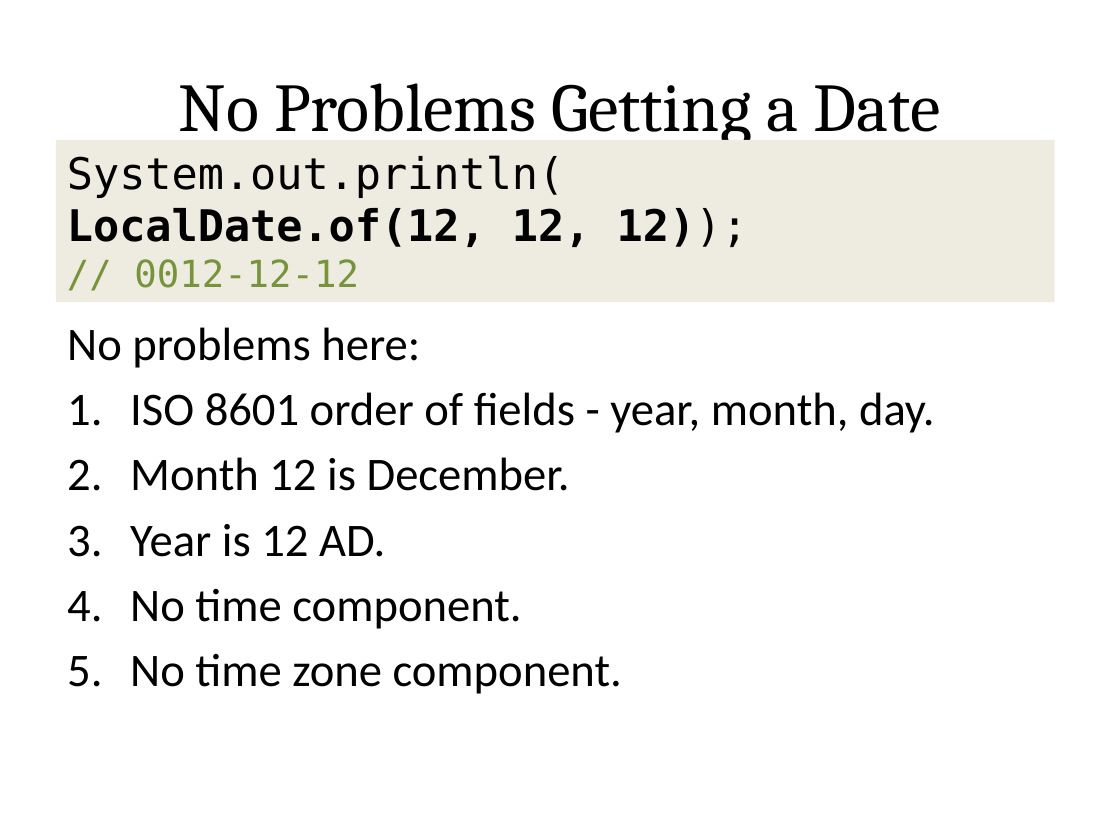
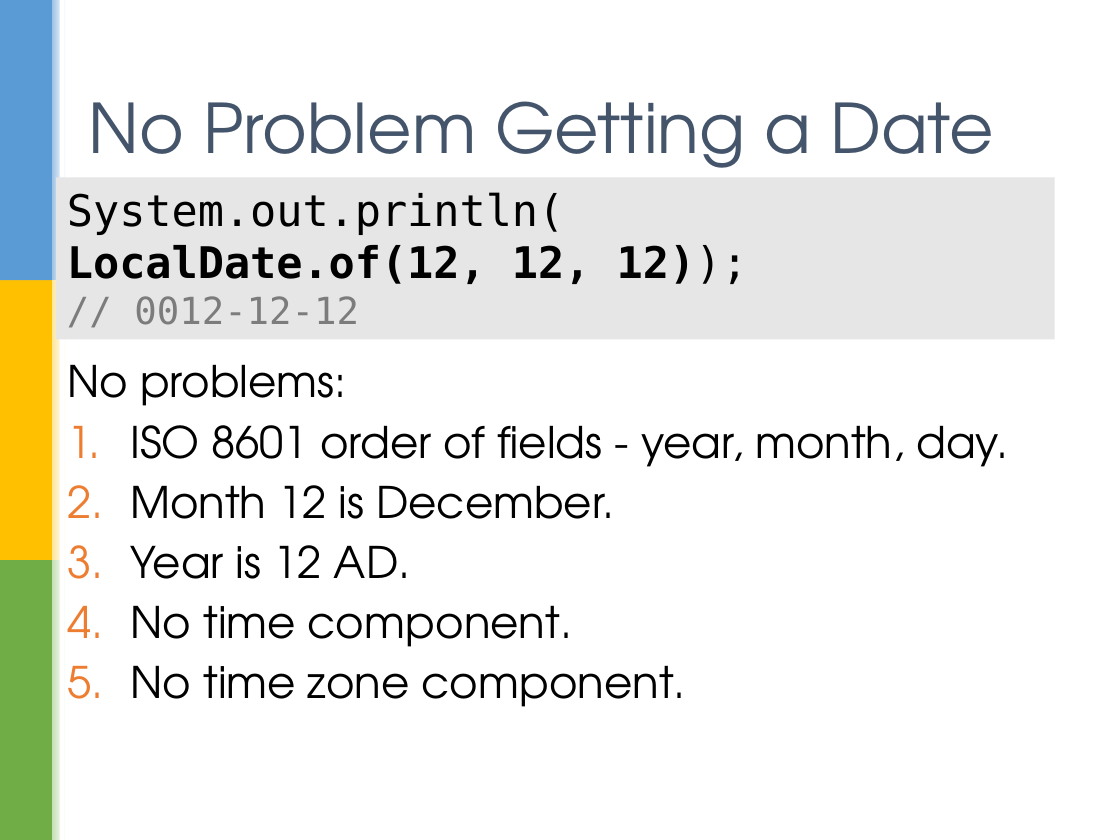
Before and after one commit to sualeh/make-a-date, a slide deck: slide 11 of Java 8 Date and Time API.pptx. Drawn at 1120x840 pixels with LibreOffice and Linux fonts; fonts in the diff are those of the drawing; background and template pictures are left out. Boxes give left, top, right and bottom in pixels: in the first picture for what was removed or moved away, otherwise in the second. Text is boxed around its words. In the diff, an @@ line names an element or a change of style, - is before the commit and + after.

```diff
--- a/Java 8 Date and Time API.pptx
+++ b/Java 8 Date and Time API.pptx
@@ group added at <box>0,0,66,840</box>: 7 rectangles @@
@@ title at <box>88,101,994,168</box>: text changed; font Cambria to TeX Gyre Adventor; text colour #000000 to #44546A @@
-No Problems Getting a Date
+No Problem Getting a Date
@@ rectangle "System.out.println(": place and size @@
-rectangle "System.out.println(" at <box>56,140,1055,302</box>
+rectangle "System.out.println(" at <box>56,177,1055,339</box>
@@ rectangle "System.out.println(" at <box>56,177,1055,339</box>: fill #EEECE1 to #E7E6E6 @@
@@ text in rectangle at <box>134,296,359,325</box>: text colour #77933C to #7C7C7C in "// 0012-12-12" @@
@@ text "No problems:": place and size @@
-text "No problems:" at <box>67,327,935,694</box>
+text "No problems:" at <box>67,364,1008,707</box>
@@ text at <box>67,364,346,406</box>: text changed; size 30 to 28 pt; font Calibri to TeX Gyre Adventor @@
-No problems here:
+No problems:
@@ text at <box>130,425,1008,707</box>: size 30 to 28 pt, font Calibri to TeX Gyre Adventor; line spacing 1 to 0.9; more space between paragraphs @@
```
Also in this commit, not shown: 41 other slides changed.
